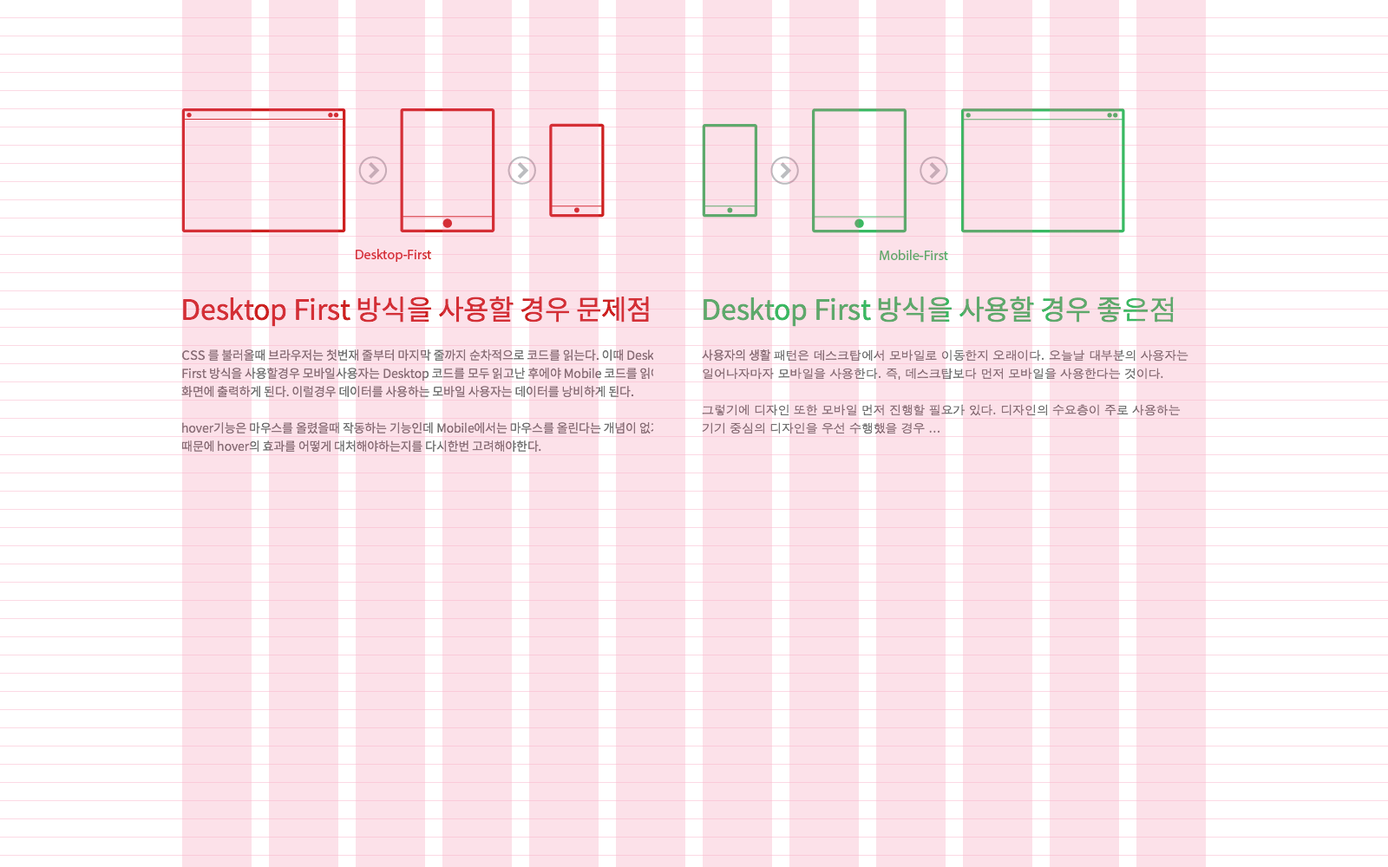
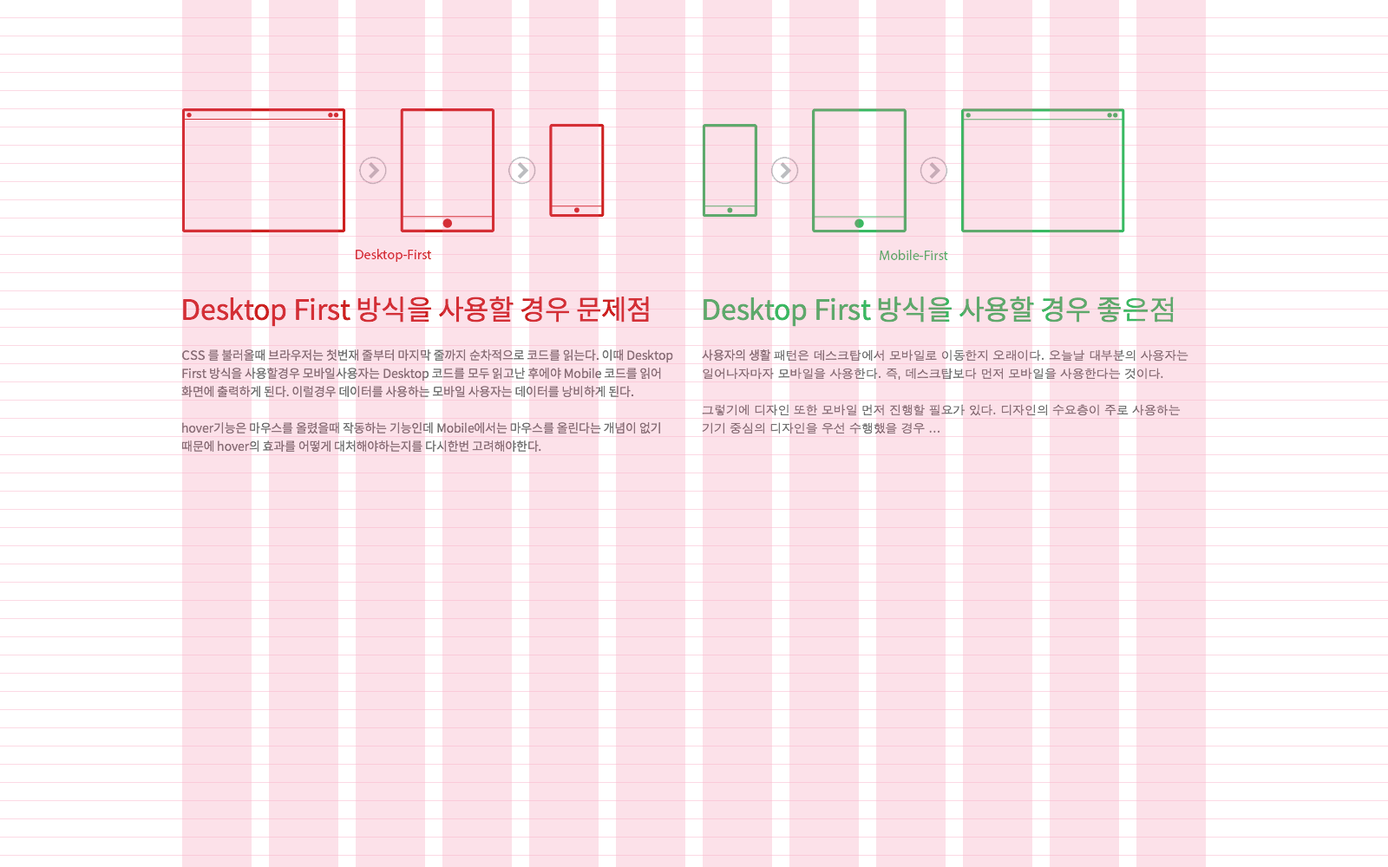
Layers edited between the first and the second 1388 x 867 image:
painted on "infographic" (1st of 2, in "content" › "img") over [653, 108, 1125, 434]
painted on "infographic" (2nd of 2, in "content" › "img") over [181, 108, 605, 262]
